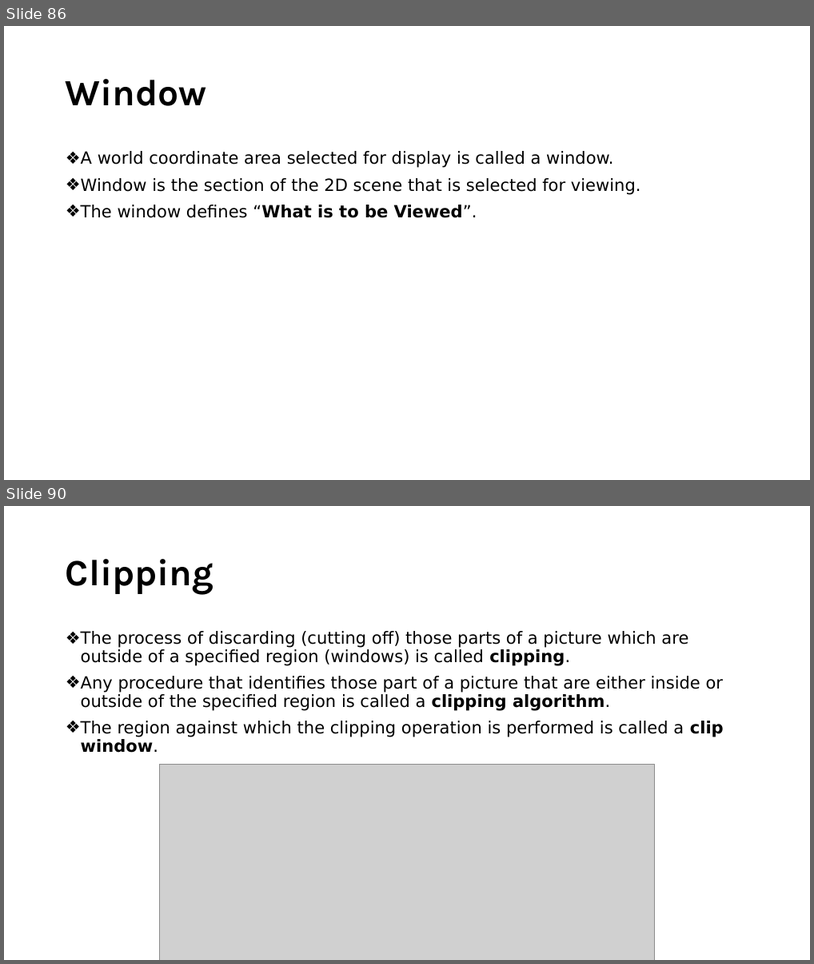
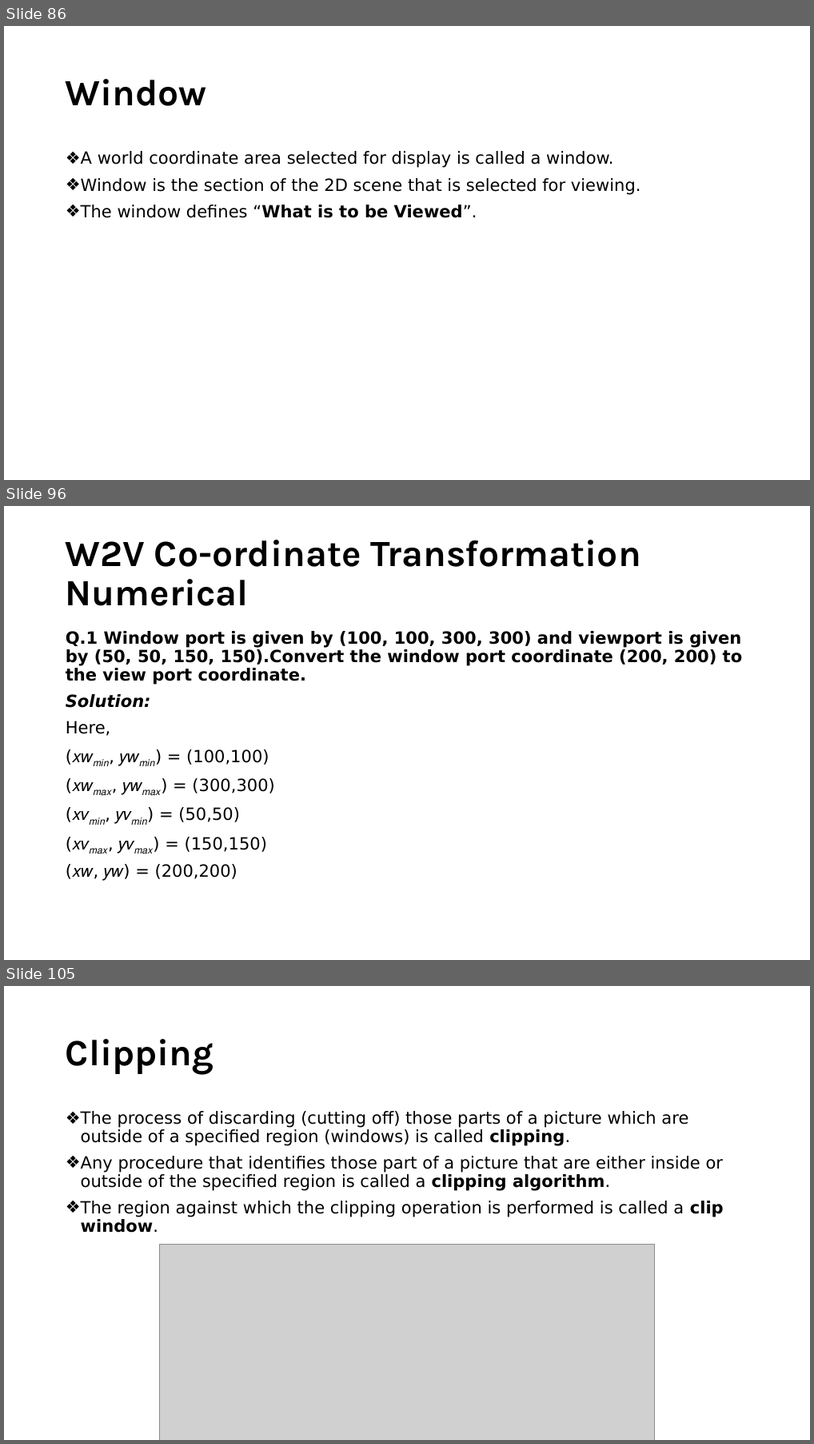
Before and after one commit to YatruHHM/Computer-Graphics-Slides-CSIT, a slide deck: Unit 3 Two-Dimensional Geometric Transformations.pptx. Shown one above the other, each under a label of ours: slides 86 and 90 before the commit, slides 86, 96 and 105 after it; the slides between them are not shown. The pictures are 814x964 and 814x1444 pixels, drawn with LibreOffice and Linux fonts; fonts in the diff are those of the drawing; grey boxes stand for pictures. Boxes give left, top, right and bottom in pixels: in the first picture for what was removed or moved away, otherwise in the second. Text is boxed around its words. In the diff, an @@ line names an element or a change of style, - is before the commit and + after.

```diff
--- a/Unit 3 Two-Dimensional Geometric Transformations.pptx
+++ b/Unit 3 Two-Dimensional Geometric Transformations.pptx
@@ slide 96 added at (4,506,810,960), background #FFFFFF @@
@@ title added at (66,540,642,606), 44 pt, text #000000, bold @@
+W2V Co-ordinate Transformation Numerical
@@ text added at (66,631,742,880), 20 pt, text #000000, bold @@
+Q.1 Window port is given by (100, 100, 300, 300) and viewport is given by (50, 50, 150, 150).Convert the window port coordinate (200, 200) to the view port coordinate.
+Solution:
+Here,
+(𝑥𝑤𝑚𝑖𝑛, 𝑦𝑤𝑚𝑖𝑛) = (100,100)
+(𝑥𝑤𝑚𝑎𝑥, 𝑦𝑤𝑚𝑎𝑥) = (300,300)
+(𝑥𝑣𝑚𝑖𝑛, 𝑦𝑣𝑚𝑖𝑛) = (50,50)
+(𝑥𝑣𝑚𝑎𝑥, 𝑦𝑣𝑚𝑎𝑥) = (150,150)
+(𝑥𝑤, 𝑦𝑤) = (200,200)
@@ what was slide 90 is now slide 105 @@
```
Also in this commit, not shown: 21 slides changed, 35 other slides added, 1 slide removed.
